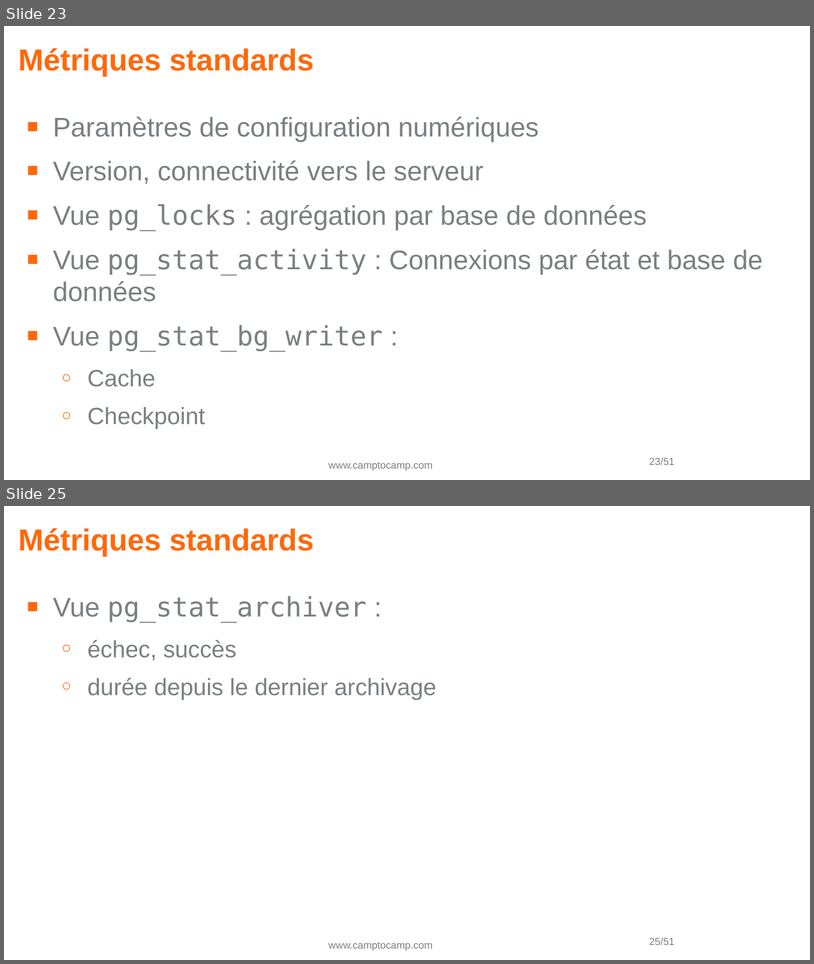
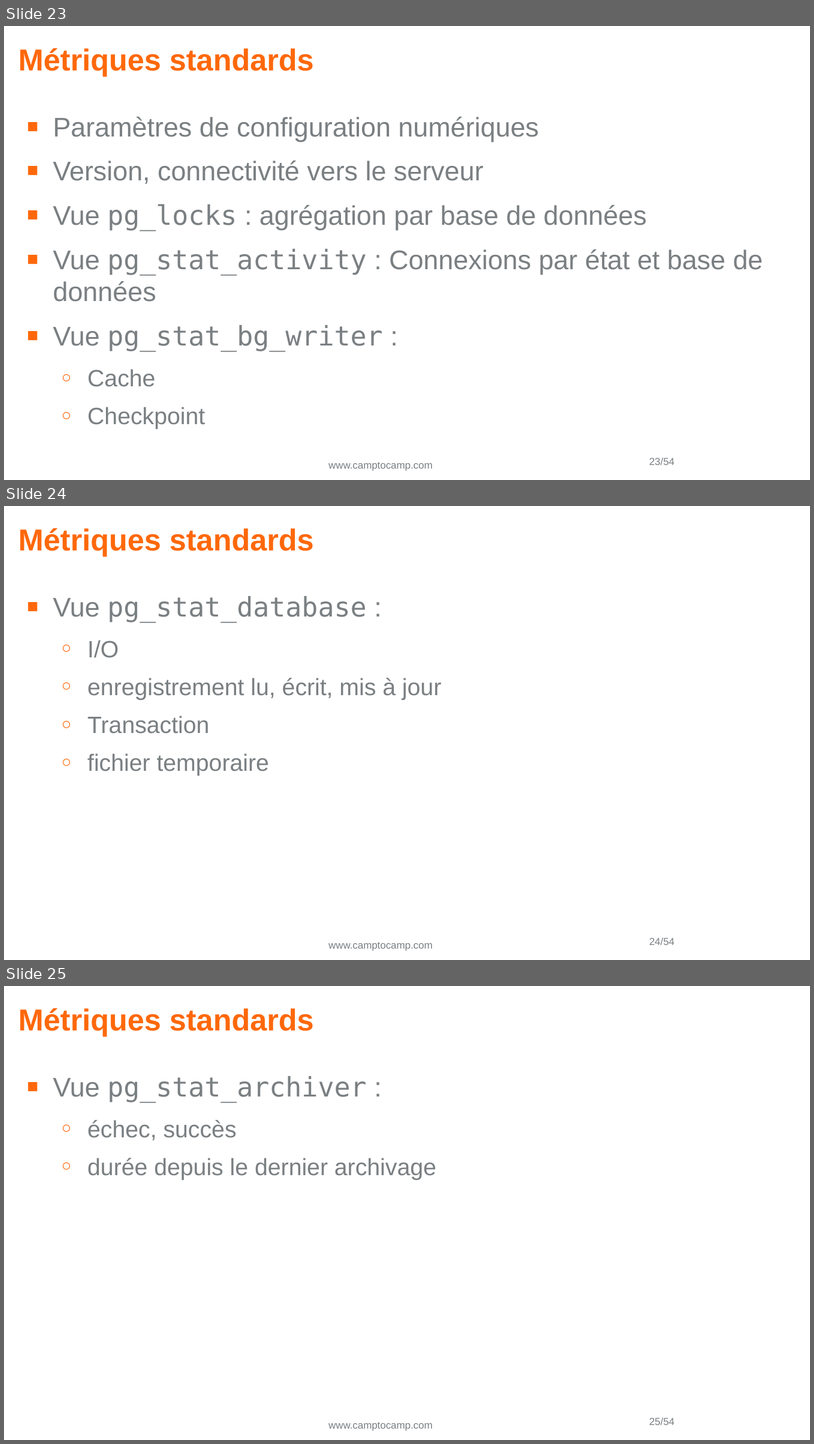
Before and after one commit to Vampouille/demo-prometheus-postgres, a slide deck: pgday2.odp. Shown one above the other, each under a label of ours: slides 23 and 25 before the commit, slides 23, 24 and 25 after it; the slides between them are not shown. The pictures are 814x964 and 814x1444 pixels, drawn with LibreOffice and Linux fonts; fonts in the diff are those of the drawing; background and template pictures are left out. Boxes give left, top, right and bottom in pixels: in the first picture for what was removed or moved away, otherwise in the second. Text is boxed around its words. In the diff, an @@ line names an element or a change of style, - is before the commit and + after.

```diff
--- a/pgday2.odp
+++ b/pgday2.odp
@@ slide 24 added at (x1=4, y1=506, x2=810, y2=960), background #FFFFFF; not listed: 2 template elements that a slide beside it also shows @@
@@ title added at (x1=18, y1=528, x2=314, y2=556), 29.8 pt, text #FF680A, bold @@
+Métriques standards
@@ text added at (x1=53, y1=596, x2=441, y2=775), 23.2 pt, text #7A7F82 @@
+■ Vue pg_stat_database :
+  ○ I/O
+  ○ enregistrement lu, écrit, mis à jour
+  ○ Transaction
+  ○ fichier temporaire
@@ page number at (x1=650, y1=457, x2=675, y2=465): text changed @@
-23/51
+23/54
@@ page number at (x1=650, y1=1417, x2=675, y2=1425): text changed @@
-25/51
+25/54
```
Also in this commit, not shown: 5 slides changed, 2 other slides added, 3 other files.
